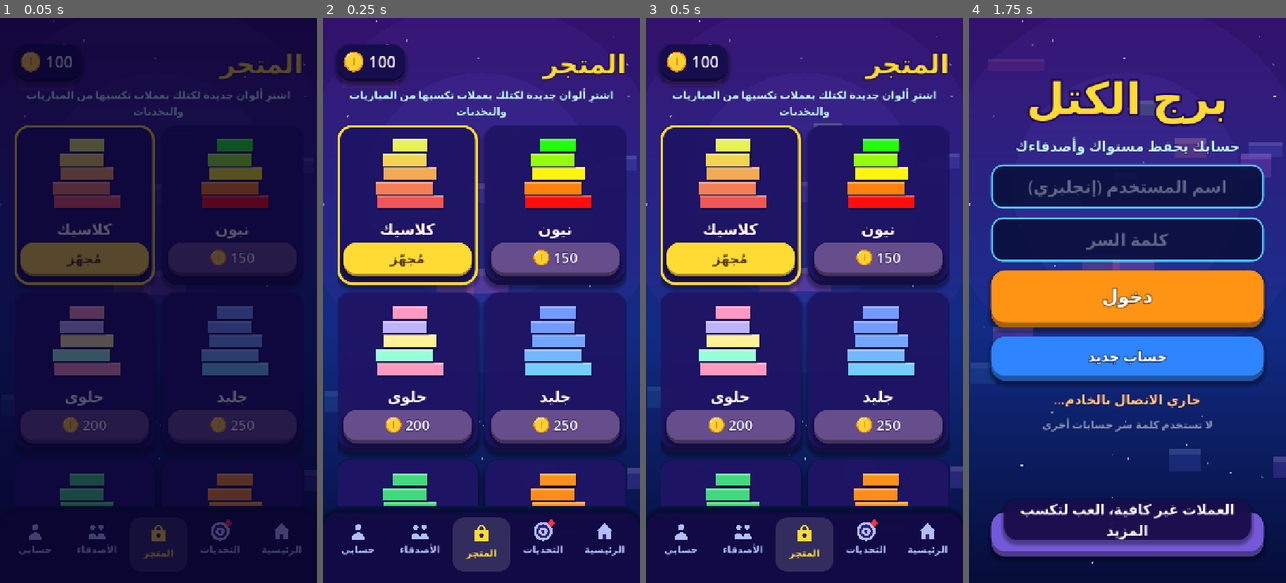
Above: before the commit, frames 1-4 (left to right).
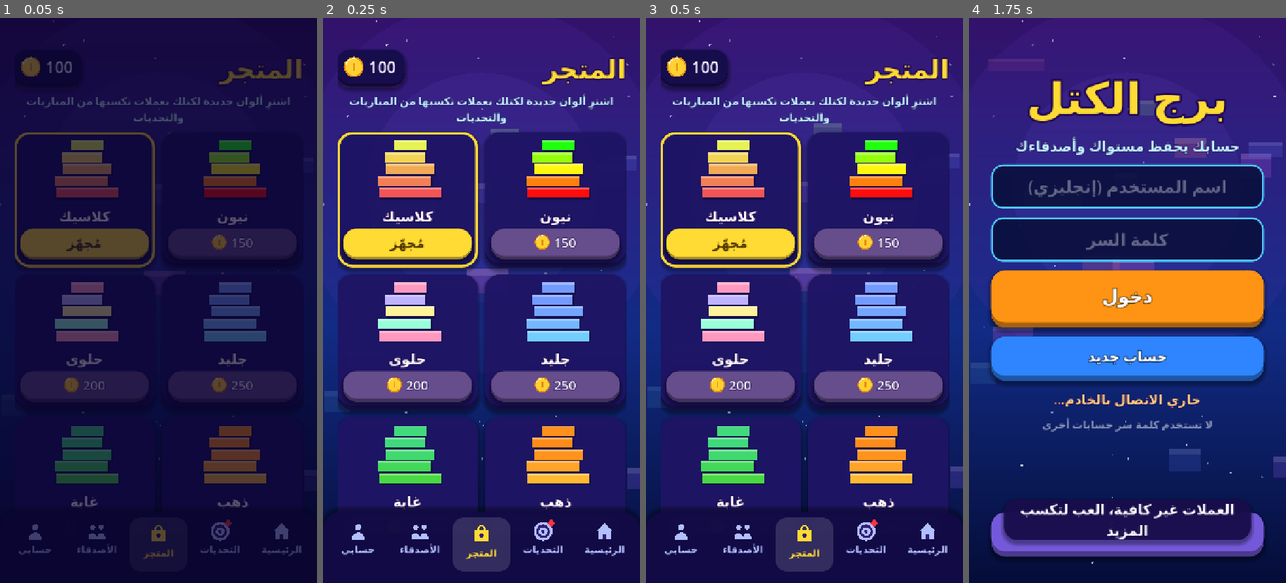
Above: after the commit, the same moments.

Repository: eab71334-web/TowerWars-ios
Game: Godot game, scene res://shop.tscn
Two runs of this game, one before a commit and one after it. Both use one fixed random seed, a clock stepped at 60 frames per second and the inputs below. This scene is started directly instead of the project's main scene.
Inputs (mouse positions are in pixels of both pictures, inside the frame that each line leads up to):
- Up to frame 1 (0.05 s): no input
- Up to frame 2 (0.25 s): no input
- Up to frame 3 (0.5 s): no input
- Up to frame 4 (1.75 s): click (1200, 255) at 0.52 s; click (1003, 543) at 1.27 s

The runs differ from the first frame. In frame 1, 17% of the frame differs, in the area x 4-96%, y 4-87%; in frame 2, 34%; in frame 3, 34%; in frame 4, nothing differs.

Commit message:
Update shop.gd

Diff:
--- a/shop.gd
+++ b/shop.gd
@@ -6,25 +6,40 @@
 const ORANGE := Color(1.0, 0.58, 0.08)
 
 var grid: GridContainer
+var scroll: ScrollContainer
+var dragging := false
+var drag_start_y := 0.0
+var drag_start_scroll := 0
 
 func _ready() -> void:
 	var margin := MarginContainer.new()
 	margin.set_anchors_and_offsets_preset(Control.PRESET_FULL_RECT)
 	margin.add_theme_constant_override("margin_left", 32)
 	margin.add_theme_constant_override("margin_right", 32)
-	margin.add_theme_constant_override("margin_top", 60)
-	margin.add_theme_constant_override("margin_bottom", 175)
+	margin.add_theme_constant_override("margin_top", 0)
+	margin.add_theme_constant_override("margin_bottom", 110)
 	add_child(margin)
 	var nav = NavBar.new()
 	nav.current = "shop"
 	add_child(nav)
 
-	var root := VBoxContainer.new()
-	root.add_theme_constant_override("separation", 14)
-	margin.add_child(root)
+	scroll = ScrollContainer.new()
+	scroll.horizontal_scroll_mode = ScrollContainer.SCROLL_MODE_DISABLED
+	scroll.vertical_scroll_mode = ScrollContainer.SCROLL_MODE_SHOW_NEVER
+	scroll.mouse_filter = Control.MOUSE_FILTER_PASS
+	margin.add_child(scroll)
+
+	var vb := VBoxContainer.new()
+	vb.size_flags_horizontal = Control.SIZE_EXPAND_FILL
+	vb.add_theme_constant_override("separation", 16)
+	scroll.add_child(vb)
+
+	var top_pad := Control.new()
+	top_pad.custom_minimum_size = Vector2(0, 56)
+	vb.add_child(top_pad)
 
 	var head := HBoxContainer.new()
-	root.add_child(head)
+	vb.add_child(head)
 	head.add_child(NavBar.coin_pill())
 	var gap := Control.new()
 	gap.size_flags_horizontal = Control.SIZE_EXPAND_FILL
@@ -32,22 +47,34 @@
 	var tl := UI.label("المتجر", 60, GOLD, 12)
 	tl.autowrap_mode = TextServer.AUTOWRAP_OFF
 	head.add_child(tl)
-	root.add_child(UI.label("اشترِ ألوان جديدة لكتلك بعملات تكسبها من المباريات والتحديات", 24, Color(0.75, 0.95, 1.0), 4))
+	vb.add_child(UI.label("اشترِ ألوان جديدة لكتلك بعملات تكسبها من المباريات والتحديات", 24, Color(0.75, 0.95, 1.0), 4))
 
-	var scroll := ScrollContainer.new()
-	scroll.size_flags_vertical = Control.SIZE_EXPAND_FILL
-	scroll.horizontal_scroll_mode = ScrollContainer.SCROLL_MODE_DISABLED
-	root.add_child(scroll)
 	grid = GridContainer.new()
 	grid.columns = 2
 	grid.size_flags_horizontal = Control.SIZE_EXPAND_FILL
 	grid.add_theme_constant_override("h_separation", 16)
 	grid.add_theme_constant_override("v_separation", 16)
-	scroll.add_child(grid)
+	vb.add_child(grid)
+
+	var bottom_pad := Control.new()
+	bottom_pad.custom_minimum_size = Vector2(0, 80)
+	vb.add_child(bottom_pad)
 	_build()
+
+func _input(event: InputEvent) -> void:
+	if event is InputEventMouseButton:
+		if event.pressed:
+			dragging = true
+			drag_start_y = event.position.y
+			drag_start_scroll = scroll.scroll_vertical
+		else:
+			dragging = false
+	elif event is InputEventMouseMotion and dragging:
+		scroll.scroll_vertical = drag_start_scroll - int(event.position.y - drag_start_y)
 
 func _build() -> void:
 	for c in grid.get_children():
+		grid.remove_child(c)
 		c.queue_free()
 	for def in Data.SKINS:
 		grid.add_child(_card(def))
@@ -58,73 +85,99 @@
 	var equipped := Data.skin == id
 	var p := PanelContainer.new()
 	p.size_flags_horizontal = Control.SIZE_EXPAND_FILL
+	p.mouse_filter = Control.MOUSE_FILTER_PASS
 	var sb := UI.style(Color(0.12, 0.08, 0.4, 0.95), 34, 10)
 	if equipped:
 		sb.set_border_width_all(6)
 		sb.border_color = GOLD
 	sb.content_margin_left = 14.0
 	sb.content_margin_right = 14.0
-	sb.content_margin_top = 14.0
-	sb.content_margin_bottom = 20.0
+	sb.content_margin_top = 12.0
+	sb.content_margin_bottom = 18.0
 	p.add_theme_stylebox_override("panel", sb)
 	var v := VBoxContainer.new()
-	v.add_theme_constant_override("separation", 8)
+	v.mouse_filter = Control.MOUSE_FILTER_PASS
+	v.add_theme_constant_override("separation", 6)
 	p.add_child(v)
 
 	var pv := Control.new()
-	pv.custom_minimum_size = Vector2(0, 190)
+	pv.custom_minimum_size = Vector2(0, 150)
 	pv.mouse_filter = Control.MOUSE_FILTER_IGNORE
 	pv.draw.connect(func():
-		var widths := [150.0, 130.0, 120.0, 100.0, 80.0]
+		var widths := [140.0, 120.0, 110.0, 92.0, 74.0]
 		for i in 5:
 			var wd: float = widths[i]
 			var x := pv.size.x / 2.0 - wd / 2.0 + (6.0 if i % 2 == 0 else -6.0)
-			var y := pv.size.y - 12.0 - float(i + 1) * 32.0
+			var y := pv.size.y - 8.0 - float(i + 1) * 27.0
 			var c := Data.color_for(def, i, 0.0)
-			pv.draw_rect(Rect2(x + 3.0, y + 5.0, wd, 29.0), Color(0, 0, 0, 0.25))
-			pv.draw_rect(Rect2(x, y, wd, 29.0), c)
-			pv.draw_rect(Rect2(x, y, wd, 6.0), c.lightened(0.3)))
+			pv.draw_rect(Rect2(x + 3.0, y + 4.0, wd, 23.0), Color(0, 0, 0, 0.25))
+			pv.draw_rect(Rect2(x, y, wd, 23.0), c)
+			pv.draw_rect(Rect2(x, y, wd, 5.0), c.lightened(0.3)))
 	v.add_child(pv)
 
-	v.add_child(UI.label(str(def.name), 34, Color.WHITE, 8))
+	var nm := UI.label(str(def.name), 32, Color.WHITE, 8)
+	nm.mouse_filter = Control.MOUSE_FILTER_IGNORE
+	v.add_child(nm)
 
 	if equipped:
 		v.add_child(_pill("مُجهّز", GOLD, Color(0.3, 0.2, 0.0)))
 	elif owned:
-		var b := UI.button("تجهيز", GREEN, 76, 30)
-		b.pressed.connect(_equip.bind(id))
-		v.add_child(b)
+		v.add_child(_action("تجهيز", GREEN, _equip.bind(id)))
 	else:
 		v.add_child(_buy_btn(int(def.price), id))
 	return p
 
 func _pill(text: String, color: Color, tc: Color) -> Control:
 	var p := PanelContainer.new()
-	p.custom_minimum_size = Vector2(0, 76)
-	var sb := UI.style(color, 30, 6)
-	p.add_theme_stylebox_override("panel", sb)
+	p.custom_minimum_size = Vector2(0, 70)
+	p.mouse_filter = Control.MOUSE_FILTER_IGNORE
+	p.add_theme_stylebox_override("panel", UI.style(color, 30, 6))
 	var l := UI.label(text, 30, tc, 0)
+	l.mouse_filter = Control.MOUSE_FILTER_IGNORE
 	l.size_flags_vertical = Control.SIZE_SHRINK_CENTER
 	p.add_child(l)
+	return p
+
+func _action(text: String, color: Color, cb: Callable) -> Control:
+	var p := PanelContainer.new()
+	p.custom_minimum_size = Vector2(0, 70)
+	p.mouse_filter = Control.MOUSE_FILTER_PASS
+	p.add_theme_stylebox_override("panel", UI.style(color, 30, 8))
+	var l := UI.label(text, 30, Color.WHITE, 6)
+	l.mouse_filter = Control.MOUSE_FILTER_IGNORE
+	l.size_flags_vertical = Control.SIZE_SHRINK_CENTER
+	p.add_child(l)
+	p.gui_input.connect(_tap_input.bind(cb))
 	return p
 
 func _buy_btn(price: int, id: String) -> Control:
 	var can := Data.coins >= price
 	var p := PanelContainer.new()
-	p.custom_minimum_size = Vector2(0, 76)
-	var sb := UI.style(ORANGE if can else Color(0.4, 0.3, 0.55), 30, 8)
-	p.add_theme_stylebox_override("panel", sb)
+	p.custom_minimum_size = Vector2(0, 70)
+	p.mouse_filter = Control.MOUSE_FILTER_PASS
+	p.add_theme_stylebox_override("panel", UI.style(ORANGE if can else Color(0.4, 0.3, 0.55), 30, 8))
 	var cc := CenterContainer.new()
+	cc.mouse_filter = Control.MOUSE_FILTER_IGNORE
 	p.add_child(cc)
 	var h := HBoxContainer.new()
+	h.mouse_filter = Control.MOUSE_FILTER_IGNORE
 	h.add_theme_constant_override("separation", 8)
 	cc.add_child(h)
-	h.add_child(NavBar.icon("coin", 38))
-	var l := UI.label(str(price), 32, Color.WHITE, 6)
+	var ic := NavBar.icon("coin", 36)
+	ic.mouse_filter = Control.MOUSE_FILTER_IGNORE
+	h.add_child(ic)
+	var l := UI.label(str(price), 30, Color.WHITE, 6)
+	l.mouse_filter = Control.MOUSE_FILTER_IGNORE
 	l.autowrap_mode = TextServer.AUTOWRAP_OFF
 	h.add_child(l)
-	p.add_child(NavBar.tap(_buy.bind(id), p))
+	p.gui_input.connect(_tap_input.bind(_buy.bind(id)))
 	return p
+
+func _tap_input(event: InputEvent, cb: Callable) -> void:
+	if event is InputEventMouseButton and not event.pressed and event.button_index == MOUSE_BUTTON_LEFT:
+		if UI.tapped():
+			Sfx.click()
+			cb.call()
 
 func _equip(id: String) -> void:
 	Data.equip(id)
